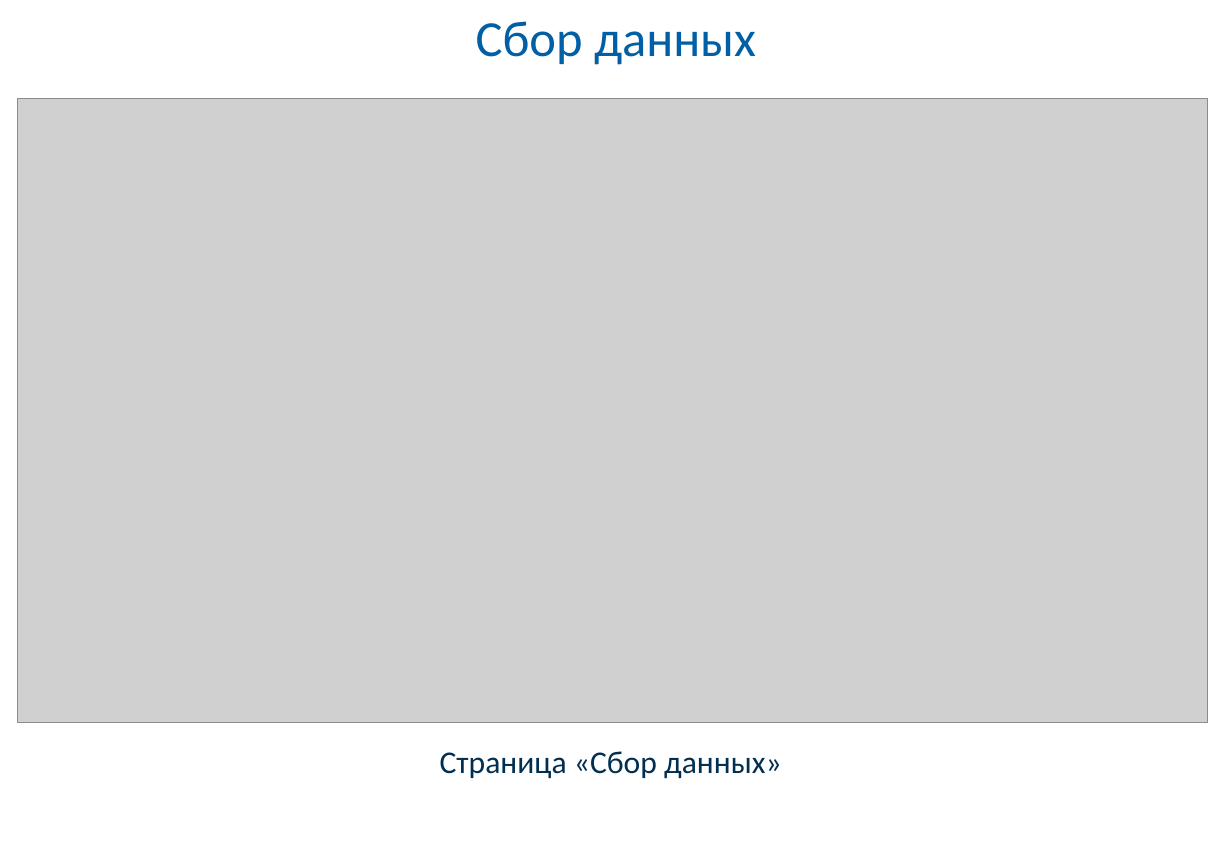
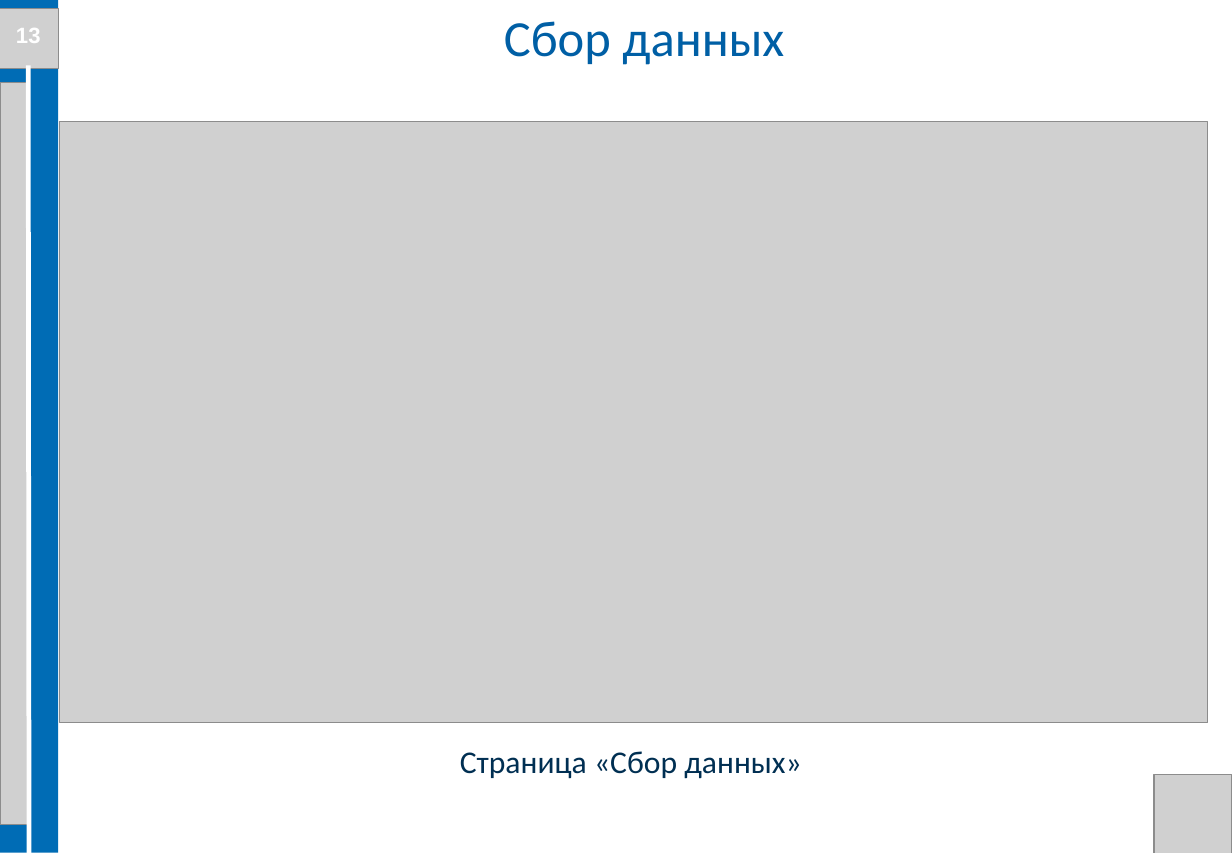
Before and after one commit to Evgenij1234/Diplom-work, a slide deck: slide 13 of Documents/Презентация диплома Семенов Е.А. БПЦ 21-01.pptx. Drawn at 1232x853 pixels with LibreOffice and Linux fonts; fonts in the diff are those of the drawing; grey boxes stand for pictures; background and template pictures are left out. Boxes give left, top, right and bottom in pixels: in the first picture for what was removed or moved away, otherwise in the second. Text is boxed around its words. In the diff, an @@ line names an element or a change of style, - is before the commit and + after.

```diff
--- a/Documents/Презентация диплома Семенов Е.А. БПЦ 21-01.pptx
+++ b/Documents/Презентация диплома Семенов Е.А. БПЦ 21-01.pptx
@@ rectangle added at bbox=[0, 0, 58, 853], fill #006CB5 @@
@@ picture added at bbox=[0, 9, 58, 69] @@
@@ text added at bbox=[16, 28, 41, 43], 14 pt, text #FFFFFF, bold @@
+13
@@ text "Сбор данных": place and size @@
-text "Сбор данных" at bbox=[476, 21, 756, 65]
+text "Сбор данных" at bbox=[504, 21, 784, 65]
@@ picture added at bbox=[0, 82, 28, 825] @@
@@ line added from (28, 65) to (30, 853), #FFFFFF 3 pt @@
@@ picture: place and size @@
-picture at bbox=[18, 99, 1208, 724]
+picture at bbox=[59, 122, 1207, 724]
@@ text "Страница «Сбор данных»": place and size @@
-text "Страница «Сбор данных»" at bbox=[440, 751, 782, 779]
+text "Страница «Сбор данных»" at bbox=[460, 751, 802, 779]
@@ picture added at bbox=[1155, 775, 1232, 853] @@
```
Also in this commit, not shown: 12 other slides changed, 1 other file.
